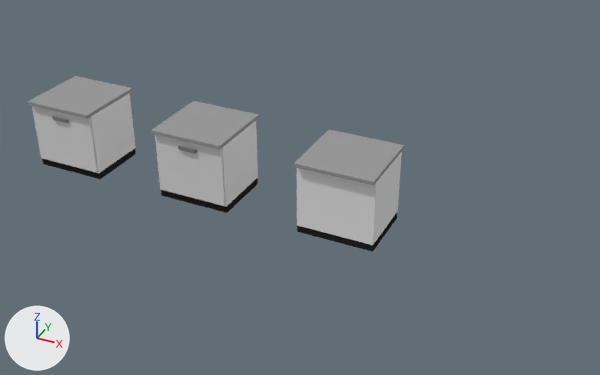
Renders of the Blender file Assets/Models/LabFurnishing/_LabFurnishing.blend from each side of a commit.
Camera for both pictures: a camera (50 mm lens) standing at (5.29, -8.15, 5.62) and looking at (1.31, 0.05, 0.34). The axes (+X, +Y, +Z) are drawn at lower left. The lights are the same throughout.

Names of what the first picture shows: '1x1Drawer', '1x1Drawer.001', 'Default', 'Drawers1x1', 'HollowBase'.
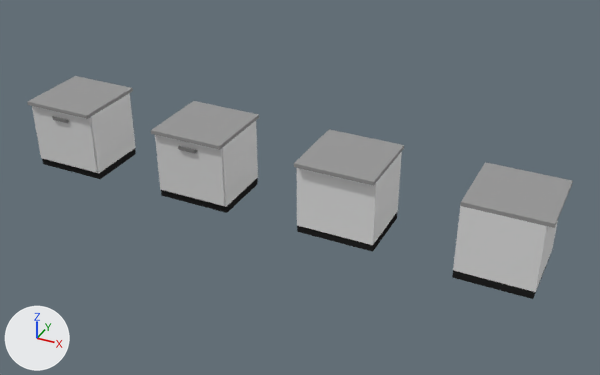
Where the change shows, as pixel boxes [x1, y1, x2, y2] in the pictures (600 x 375 px):
'DefaultC', added: after [452, 162, 573, 299]
    faces in mat_base (white #e7e7e7): [453, 206, 558, 292]
    faces in mat_top (grey #9b9b9b): [460, 162, 573, 228]
    faces in mat_bottom (black #262626): [452, 257, 550, 299]

The change, as a diff of the scene's bpy script:
```diff
--- a/Assets/Models/LabFurnishing/_LabFurnishing.blend.py
+++ b/Assets/Models/LabFurnishing/_LabFurnishing.blend.py
@@ me_defaultcmesh @@
+me_defaultcmesh.from_pydata(...)  # 29 vertices, 28 faces; spans x -0.5..0.5, y -0.5..0.5, z 0.0..1.0
+# faces by material slot: [15, 8, 5]
+me_defaultcmesh.materials.append(mat_top)  # grey #9b9b9b
+me_defaultcmesh.materials.append(mat_base)  # white #e7e7e7
+me_defaultcmesh.materials.append(mat_bottom)  # black #262626
@@ ob_defaultc @@
+ob_defaultc = bpy.data.objects.new('DefaultC', me_defaultcmesh)
+ob_defaultc.location = (4.0, 0.0, 0.0)
```
